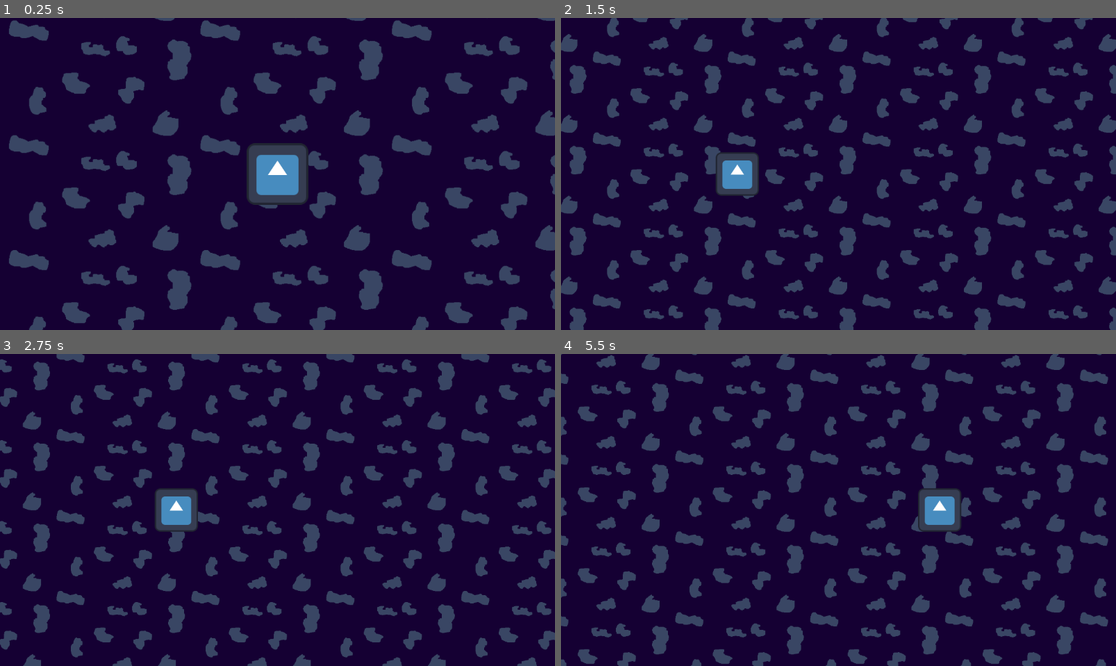
Above: before the commit, frames 1-4 (two rows, left to right).
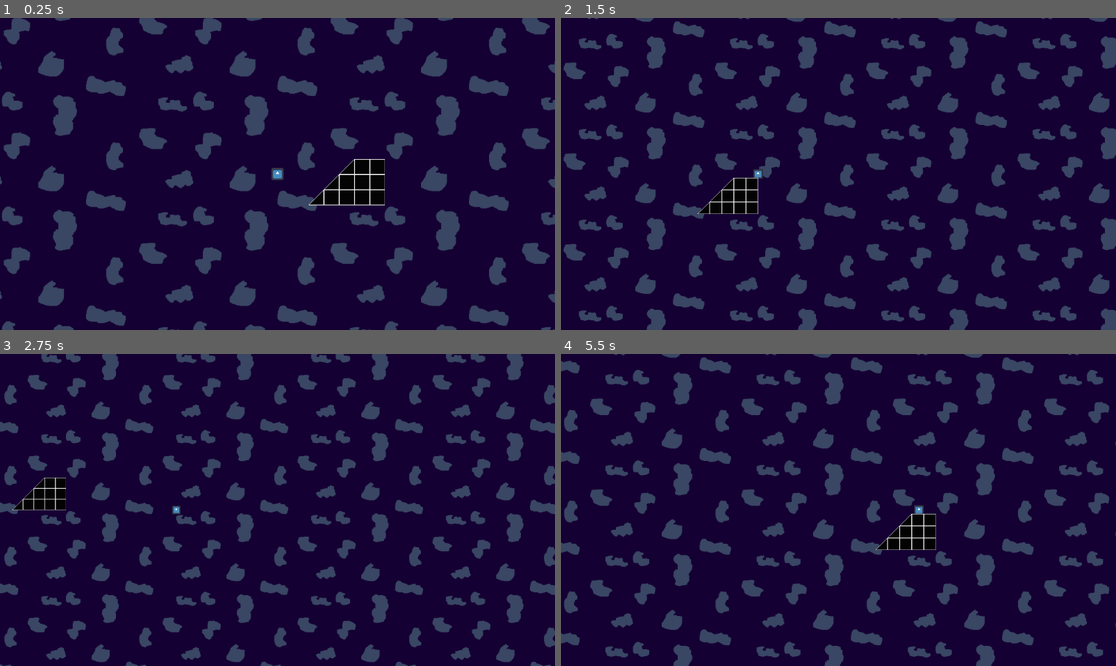
Above: after the commit, the same moments.

Repository: trurohawkins/speed-fish
Game: Godot game, scene res://Scenes/main.tscn
Two runs of this game, one before a commit and one after it. Both use one fixed random seed, a clock stepped at 60 frames per second and the inputs below. The engine's default icon, where the game draws it, is replaced by a stand-in: a white triangle on a blue panel in a dark square.
Inputs:
- Up to frame 1 (0.25 s): no input
- Up to frame 2 (1.5 s): hold D 0.53-1.28 s; hold S from 1.28 s (still down)
- Up to frame 3 (2.75 s): release S at 2.03 s; hold D from 2.03 s (still down)
- Up to frame 4 (5.5 s): release D at 2.78 s; hold W 2.78-3.53 s; hold A 3.53-5.03 s; hold S from 5.03 s (still down)

The runs differ from the first frame. In frame 1, 30% of the frame differs, in the area x 0-100%, y 0-100%; in frame 2, 30%; in frame 3, 27%; in frame 4, 30%.

Commit message:
tilemap collisions

Diff:
--- a/Scenes/dumbPlayer.tscn
+++ b/Scenes/dumbPlayer.tscn
@@ -12,4 +12,5 @@
 shape = SubResource("RectangleShape2D_cxce7")
 
 [node name="Sprite2D" type="Sprite2D" parent="."]
+scale = Vector2(0.2, 0.2)
 texture = ExtResource("1_ljx3f")
--- a/Scenes/main.tscn
+++ b/Scenes/main.tscn
@@ -1,8 +1,22 @@
-[gd_scene load_steps=4 format=3 uid="uid://cr7ymm2jud814"]
+[gd_scene load_steps=7 format=4 uid="uid://cr7ymm2jud814"]
 
 [ext_resource type="PackedScene" uid="uid://bjhi0bjvxxi8l" path="res://Scenes/dumbPlayer.tscn" id="1_8gbba"]
 [ext_resource type="PackedScene" uid="uid://c7cnh5co5vtyb" path="res://Scenes/followCamera.tscn" id="2_jjvhh"]
 [ext_resource type="Texture2D" uid="uid://fqwljnfspid" path="res://Sprites/nightSkyBG.png" id="3_kry3j"]
+[ext_resource type="Texture2D" uid="uid://c3nwtjkc81xak" path="res://Sprites/basicBlocks.png" id="4_jjvhh"]
+
+[sub_resource type="TileSetAtlasSource" id="TileSetAtlasSource_kry3j"]
+texture = ExtResource("4_jjvhh")
+texture_region_size = Vector2i(32, 32)
+0:0/0 = 0
+0:0/0/physics_layer_0/polygon_0/points = PackedVector2Array(-16, -16, 16, 16, -16, 16)
+1:0/0 = 0
+1:0/0/physics_layer_0/polygon_0/points = PackedVector2Array(-16, -16, 16, -16, 16, 16, -16, 16)
+
+[sub_resource type="TileSet" id="TileSet_21xkr"]
+tile_size = Vector2i(32, 32)
+physics_layer_0/collision_layer = 1
+sources/1 = SubResource("TileSetAtlasSource_kry3j")
 
 [node name="Node2D" type="Node2D"]
 
@@ -13,9 +27,13 @@
 [node name="Sprite2D" type="Sprite2D" parent="Parallax2D"]
 texture = ExtResource("3_kry3j")
 
-[node name="CharacterBody2D" parent="." instance=ExtResource("1_8gbba")]
-position = Vector2(161, 116)
+[node name="DumbPlayer" parent="." instance=ExtResource("1_8gbba")]
 
 [node name="Camera2D" parent="." node_paths=PackedStringArray("follow") instance=ExtResource("2_jjvhh")]
 position = Vector2(78, -90)
-follow = NodePath("../CharacterBody2D")
+follow = NodePath("../DumbPlayer")
+
+[node name="TileMapLayer" type="TileMapLayer" parent="."]
+position = Vector2(1, 1)
+tile_map_data = PackedByteArray("AAAFAAAAAQABAAAAAAAFAAEAAQABAAAAAAAGAAEAAQABAAAAAAAGAAAAAQABAAAAAAAGAP//AQABAAAAAAAFAP//AQABAAAAAAADAAEAAQABAAAAAAAEAP//AQAAAAAAAGADAAAAAQAAAAAAAGACAAEAAQAAAAAAAGAEAAEAAQABAAAAAAAEAAAAAQABAAAAAAA=")
+tile_set = SubResource("TileSet_21xkr")
Binary file added: Sprites/basicBlocks.png
Not shown, added: Sprites/basicBlocks.png.import
